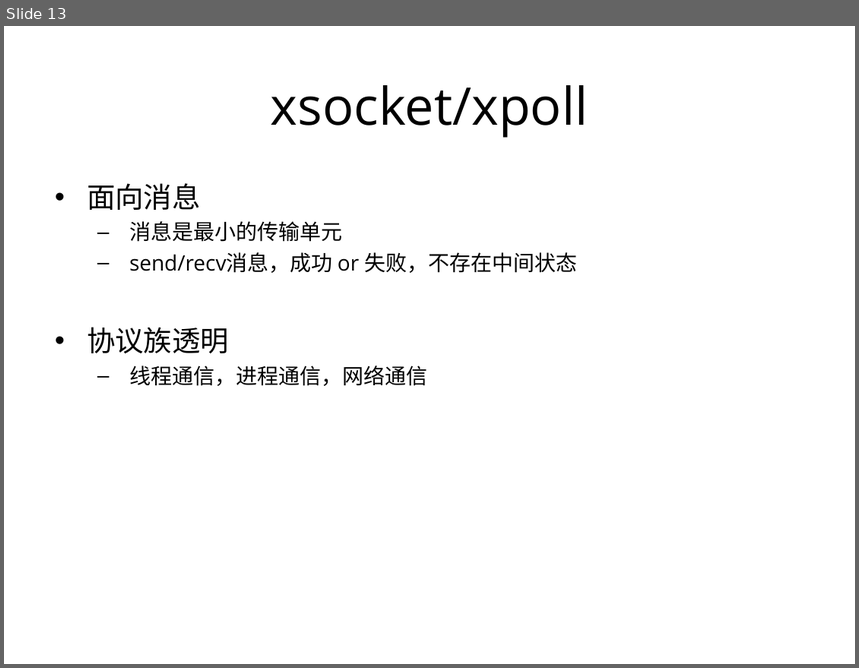
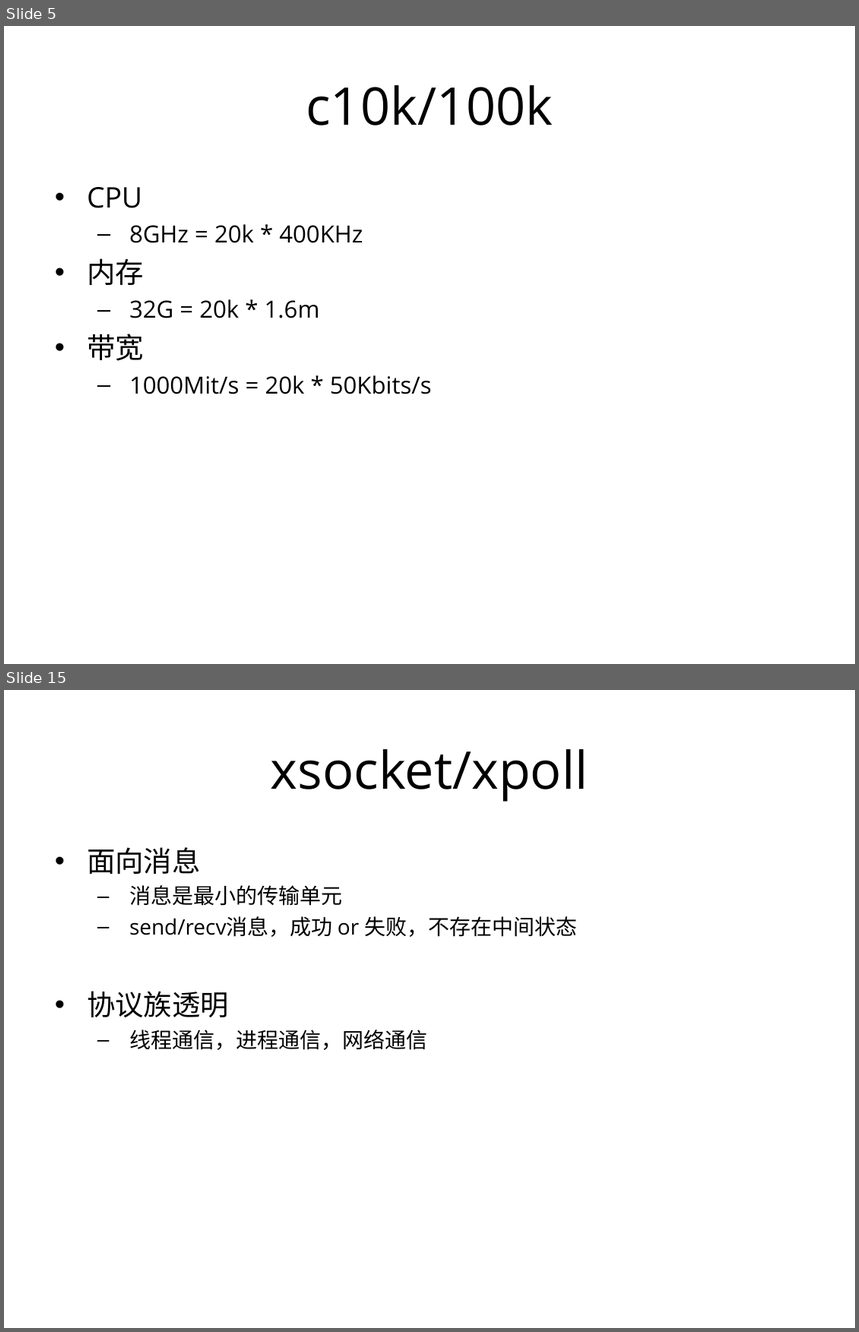
Before and after one commit to proxyio/xio, a slide deck: docs/PROXYIO.ppt. Shown one above the other, each under a label of ours: slide 13 before the commit, slides 5 and 15 after it; the slides between them are not shown. The pictures are 859x668 and 859x1332 pixels, drawn with LibreOffice and Linux fonts; fonts in the diff are those of the drawing. Boxes give left, top, right and bottom in pixels: in the first picture for what was removed or moved away, otherwise in the second. Text is boxed around its words. In the diff, an @@ line names an element or a change of style, - is before the commit and + after.

```diff
--- a/docs/PROXYIO.ppt
+++ b/docs/PROXYIO.ppt
@@ slide 5 added at [4,26,855,664], background #FFFFFF @@
@@ title added at [306,85,553,126], 44 pt, text #000000 @@
+c10k/100k
@@ text added at [87,187,432,395], 20 pt, text #000000 @@
+• CPU
+  – 8GHz = 20k * 400KHz
+• 内存
+  – 32G = 20k * 1.6m
+• 带宽
+  – 1000Mit/s = 20k * 50Kbits/s
@@ what was slide 13 is now slide 15 @@
```
Also in this commit, not shown: 4 slides changed, 9 other slides added, 11 slides removed.
